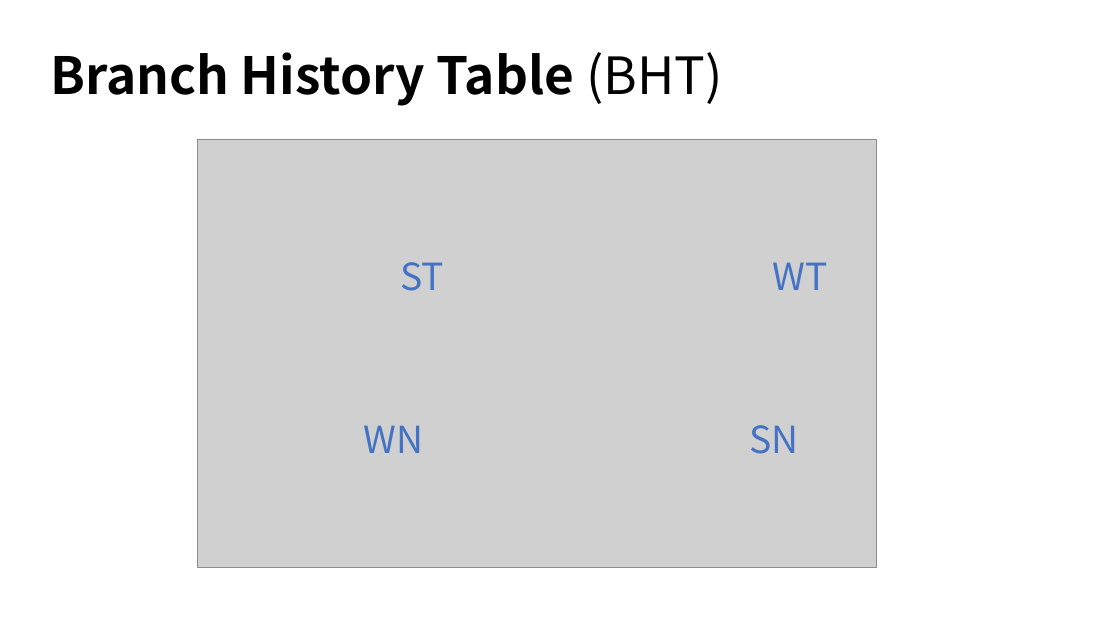
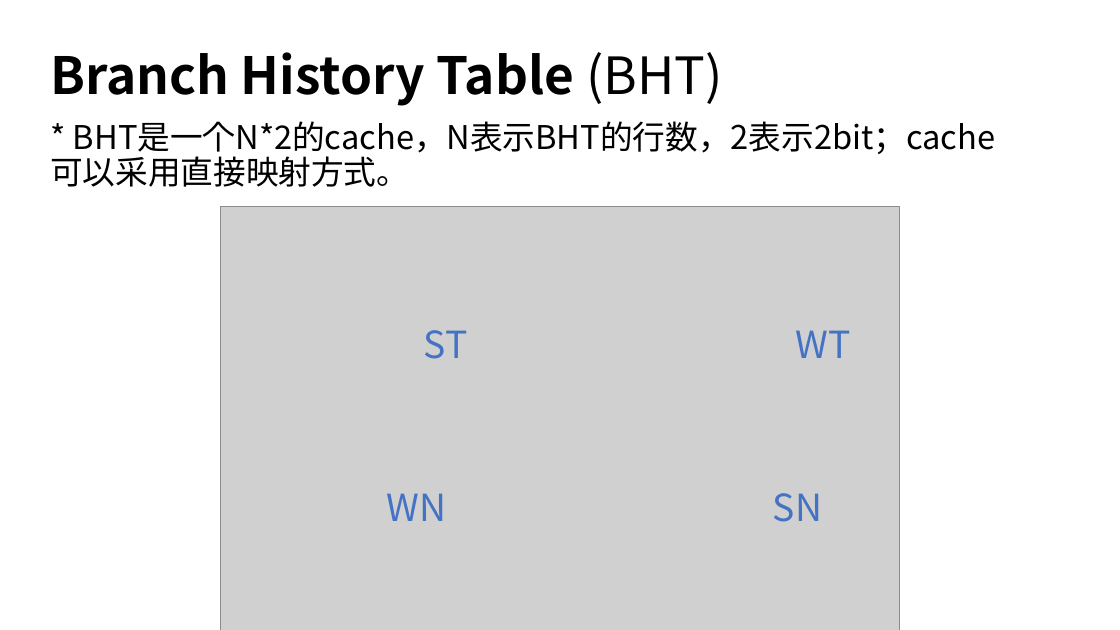
Before and after one commit to Summer-Summer/ComputerArchitectureLab, a slide deck: slide 7 of 6_branch_prediction/lab4-分支预测-实验指导.pptx. Drawn at 1120x630 pixels with LibreOffice and Linux fonts; fonts in the diff are those of the drawing; grey boxes stand for pictures. Boxes give left, top, right and bottom in pixels: in the first picture for what was removed or moved away, otherwise in the second. Text is boxed around its words. In the diff, an @@ line names an element or a change of style, - is before the commit and + after.

```diff
--- a/6_branch_prediction/lab4-分支预测-实验指导.pptx
+++ b/6_branch_prediction/lab4-分支预测-实验指导.pptx
@@ text added at [50,121,996,187], 28 pt, text #000000 @@
+* BHT是一个N*2的cache，N表示BHT的行数，2表示2bit；cache可以采用直接映射方式。
@@ 4 texts, 1 picture: place and size @@
-4 texts, 1 picture at [197,139,876,567]
+4 texts, 1 picture at [220,207,899,630]
```
Also in this commit, not shown: 1 other slide changed, 1 slide added.
